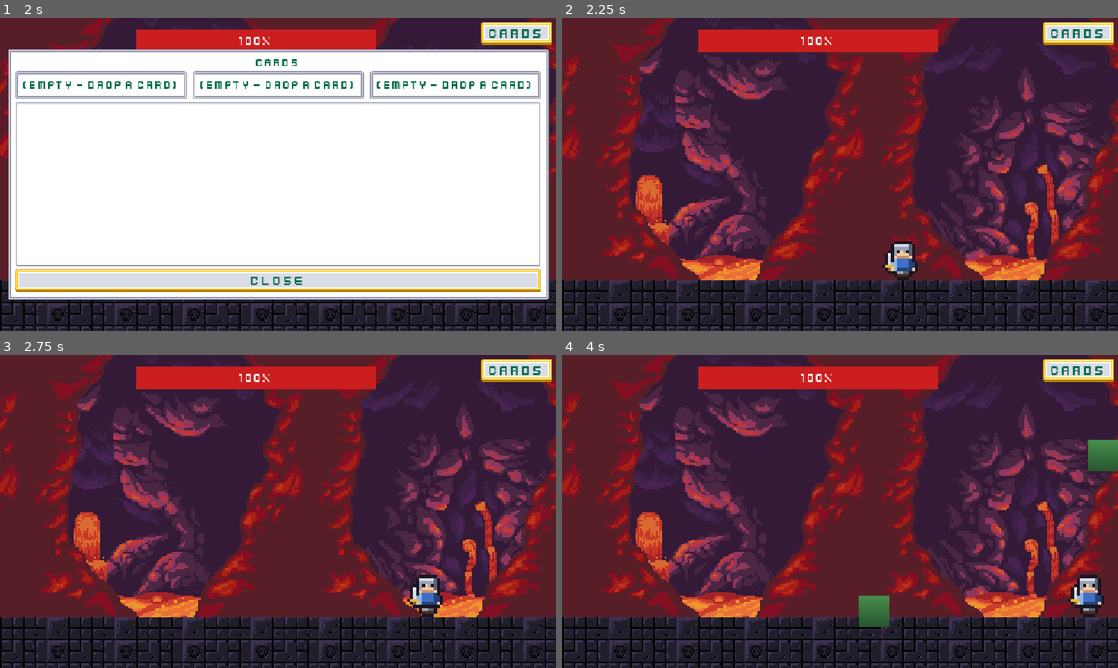
Above: before the commit, frames 1-4 (two rows, left to right).
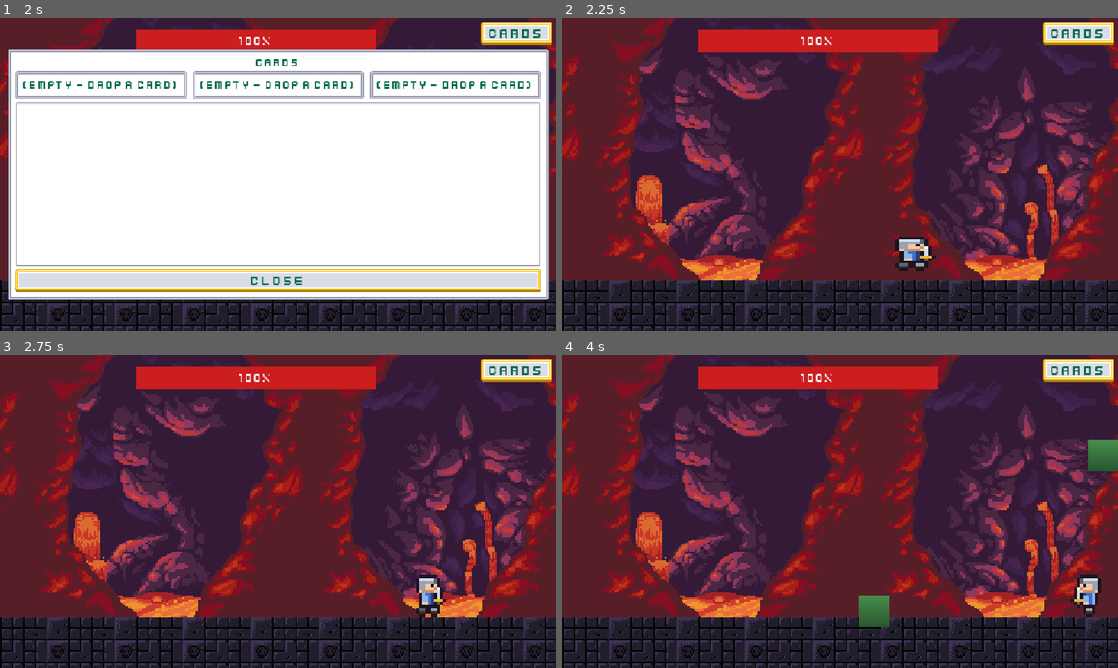
Above: after the commit, the same moments.

Repository: BillNyeFan123-creator/rebound
Game: Godot game, scene res://start_screen.tscn
The game is run twice, just before and just after one commit, with the same random seed, the same clock (stepped at 60 frames per second) and the same inputs.
Inputs (mouse positions are in pixels of both pictures, inside the frame that each line leads up to):
- Up to frame 1 (2 s): click "Start Game" at 0.5 s; click "Cards" at 1.25 s
- Up to frame 2 (2.25 s): tap Enter at 2 s; move the mouse to (962, 158) at 2.02 s; hold D (move_right) from 2.03 s (still down); tap Shift (dash) at 2.1 s
- Up to frame 3 (2.75 s): keep holding D (move_right); tap W (jump) at 2.27 s
- Up to frame 4 (4 s): move the mouse to (728, 527) at 2.77 s; tap X (attack) at 2.85 s; tap W (jump) at 3.02 s; tap Shift (dash) at 3.05, 3.6 s; move the mouse to (895, 442) at 3.52 s; release D (move_right) at 3.53 s; hold A (move_left) from 3.53 s (still down)

Frame 1 is identical in both runs. In frame 2, 0.8% of the frame differs, in the area x 57-68%, y 70-84%; in frame 3, 0.4%; in frame 4, 0.4%.

Commit message:
Knight walk animations + state-driven animator with dash squash-stretch

Diff:
--- a/scenes/player/sprite_knight.tscn
+++ b/scenes/player/sprite_knight.tscn
@@ -2,6 +2,14 @@
 
 [ext_resource type="Texture2D" uid="uid://u4g038qop5cs" path="res://assets/Player/Knight/Idle Anim/knight_idle_0.png" id="1_cw2d6"]
 [ext_resource type="Texture2D" uid="uid://caaghuvi0yqp1" path="res://assets/Player/Knight/Idle Anim/knight_idle_1.png" id="2_khinc"]
+[ext_resource type="Texture2D" path="res://assets/Player/Knight/walking anim/right/knight_walk_right_0.png" id="3_wr0"]
+[ext_resource type="Texture2D" path="res://assets/Player/Knight/walking anim/right/knight_walk_right_1.png" id="4_wr1"]
+[ext_resource type="Texture2D" path="res://assets/Player/Knight/walking anim/right/knight_walk_right_2.png" id="5_wr2"]
+[ext_resource type="Texture2D" path="res://assets/Player/Knight/walking anim/right/knight_walk_right_3.png" id="6_wr3"]
+[ext_resource type="Texture2D" path="res://assets/Player/Knight/walking anim/left/knight_walk_left_0.png" id="7_wl0"]
+[ext_resource type="Texture2D" path="res://assets/Player/Knight/walking anim/left/knight_walk_left_1.png" id="8_wl1"]
+[ext_resource type="Texture2D" path="res://assets/Player/Knight/walking anim/left/knight_walk_left_2.png" id="9_wl2"]
+[ext_resource type="Texture2D" path="res://assets/Player/Knight/walking anim/left/knight_walk_left_3.png" id="10_wl3"]
 
 [sub_resource type="SpriteFrames" id="SpriteFrames_vrxvm"]
 animations = [{
@@ -15,6 +23,40 @@
 "loop": 1,
 "name": &"knight idle",
 "speed": 2.5
+}, {
+"frames": [{
+"duration": 1.0,
+"texture": ExtResource("3_wr0")
+}, {
+"duration": 1.0,
+"texture": ExtResource("4_wr1")
+}, {
+"duration": 1.0,
+"texture": ExtResource("5_wr2")
+}, {
+"duration": 1.0,
+"texture": ExtResource("6_wr3")
+}],
+"loop": 1,
+"name": &"knight walk right",
+"speed": 8.0
+}, {
+"frames": [{
+"duration": 1.0,
+"texture": ExtResource("7_wl0")
+}, {
+"duration": 1.0,
+"texture": ExtResource("8_wl1")
+}, {
+"duration": 1.0,
+"texture": ExtResource("9_wl2")
+}, {
+"duration": 1.0,
+"texture": ExtResource("10_wl3")
+}],
+"loop": 1,
+"name": &"knight walk left",
+"speed": 8.0
 }]
 
 [node name="SpriteKnight" type="AnimatedSprite2D"]
--- a/scripts/SpriteKnightAnimanager.gd
+++ b/scripts/SpriteKnightAnimanager.gd
@@ -1,11 +1,45 @@
 extends AnimatedSprite2D
+# Drives the knight's animations from the player's state:
+# idle <-> walk (uses the matching left/right art), plus a squash-stretch
+# dash pose since there is no dedicated dash art yet.
+
+const ANIM_IDLE := "knight idle"
+const ANIM_WALK_LEFT := "knight walk left"
+const ANIM_WALK_RIGHT := "knight walk right"
+
+const DASH_STRETCH_X := 1.35
+const DASH_SQUASH_Y := 0.8
+
+var _base_scale := Vector2.ONE
 
 
-# Called when the node enters the scene tree for the first time.
 func _ready() -> void:
-	play("knight idle")
+	_base_scale = scale
+	play(ANIM_IDLE)
 
 
-# Called every frame. 'delta' is the elapsed time since the previous frame.
-func _process(delta: float) -> void:
-	pass
+func _physics_process(_delta: float) -> void:
+	var player := get_parent() as CharacterBody2D
+	if player == null:
+		return
+
+	if player.dash_time > 0.0:
+		# Dash pose: stretch along the dash direction.
+		play(ANIM_WALK_RIGHT if player.dash_dir.x >= 0.0 else ANIM_WALK_LEFT)
+		var stretch := signf(player.dash_dir.x)
+		if is_zero_approx(stretch):
+			stretch = 1.0
+		scale = Vector2(
+			_base_scale.x * (DASH_STRETCH_X if stretch > 0.0 else DASH_SQUASH_Y),
+			_base_scale.y * (DASH_SQUASH_Y if stretch > 0.0 else DASH_STRETCH_X)
+		)
+		return
+
+	scale = _base_scale
+	if absf(player.velocity.x) > 10.0:
+		var walk := ANIM_WALK_RIGHT if player.velocity.x > 0.0 else ANIM_WALK_LEFT
+		if animation != walk:
+			play(walk)
+	else:
+		if animation != ANIM_IDLE:
+			play(ANIM_IDLE)
